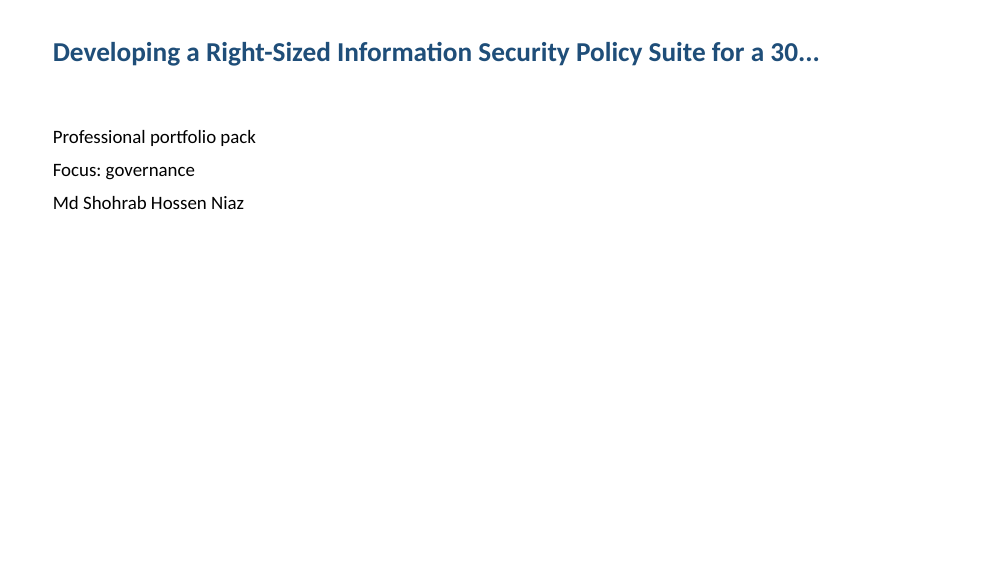
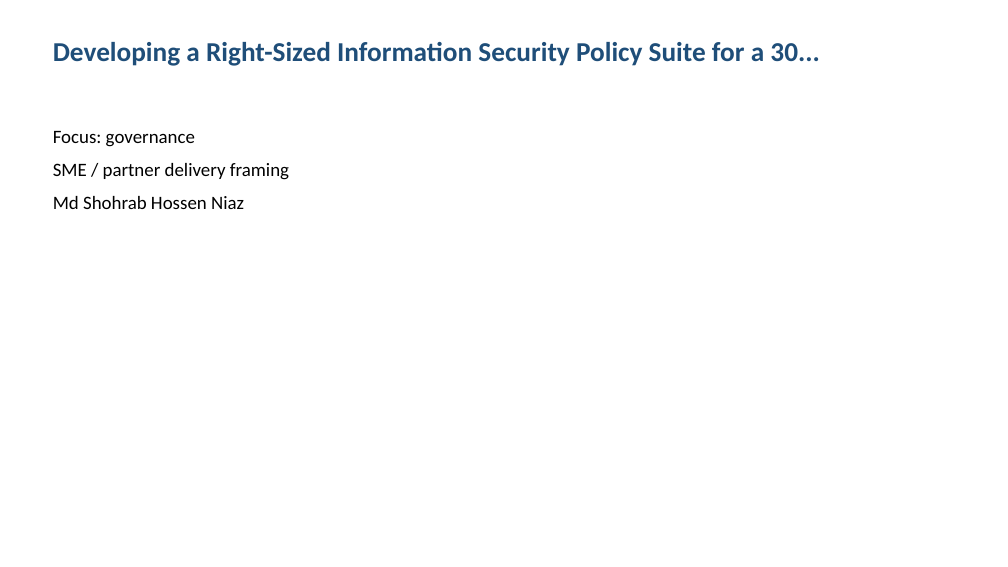
Before and after one commit to shohrabniaz/sme-infosec-policy-suite, a slide deck: slide 1 of Final_Submission/02_Presentation.pptx. Drawn at 1008x567 pixels with LibreOffice and Linux fonts; fonts in the diff are those of the drawing. Boxes give left, top, right and bottom in pixels: in the first picture for what was removed or moved away, otherwise in the second. Text is boxed around its words. In the diff, an @@ line names an element or a change of style, - is before the commit and + after.

Commit message:
Polish portfolio pack for professional showcase readiness.

```diff
--- a/Final_Submission/02_Presentation.pptx
+++ b/Final_Submission/02_Presentation.pptx
@@ text at <box>53,130,256,146</box>: paragraph removed @@
-Professional portfolio pack
@@ text at <box>53,163,289,180</box>: paragraph added @@
+SME / partner delivery framing
```
Also in this commit, not shown: 3 other slides changed, 12 other files.
